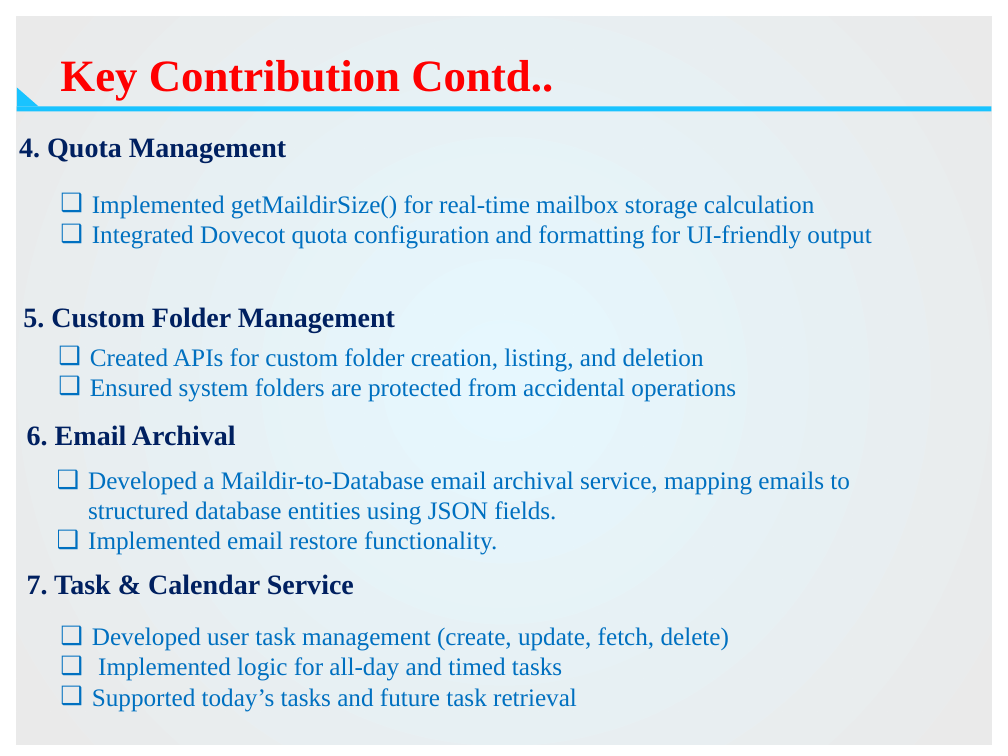
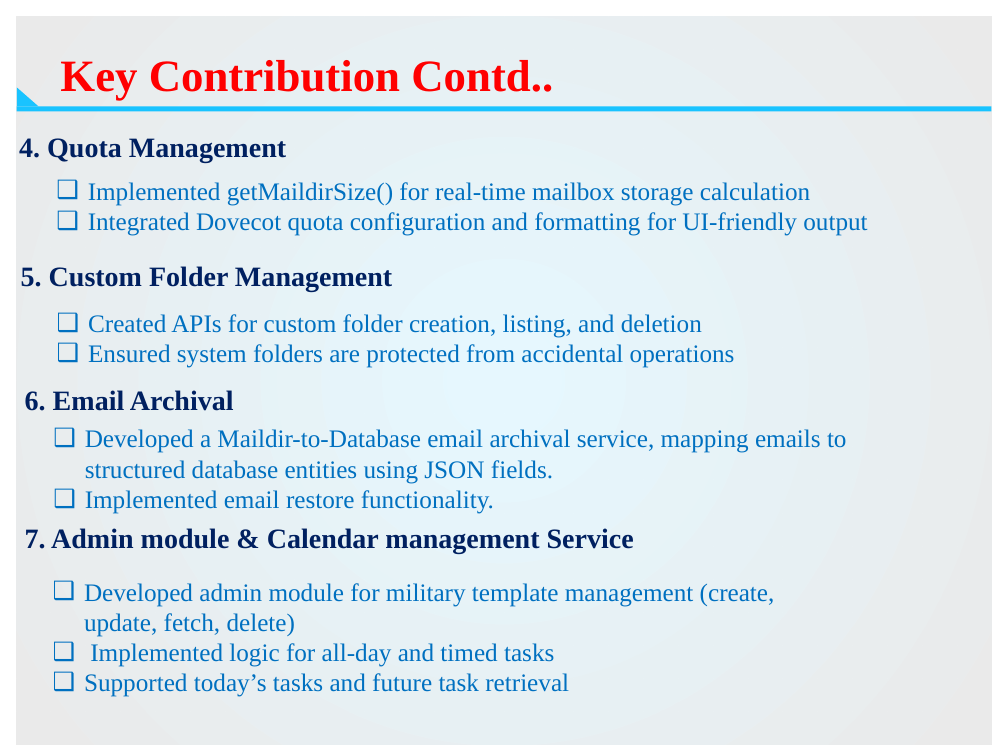
Before and after one commit to ushalaji0505/ERP-API-DOC, a slide deck: slide 9 of mms-bel.pptx (slide 8 before the commit). Drawn at 1008x756 pixels with LibreOffice and Linux fonts; fonts in the diff are those of the drawing; background and template pictures are left out. Boxes give left, top, right and bottom in pixels: in the first picture for what was removed or moved away, otherwise in the second. Text is boxed around its words. In the diff, an @@ line names an element or a change of style, - is before the commit and + after.

```diff
--- a/mms-bel.pptx
+++ b/mms-bel.pptx
@@ text "Implemented getMaildirSize() for real-time mailbox ...": place and size @@
-text "Implemented getMaildirSize() for real-time mailbox ..." at box(92, 195, 871, 249)
+text "Implemented getMaildirSize() for real-time mailbox ..." at box(88, 182, 867, 236)
@@ text "5. Custom Folder Management": place and size @@
-text "5. Custom Folder Management" at box(23, 307, 395, 333)
+text "5. Custom Folder Management" at box(21, 266, 392, 291)
@@ text "Created APIs for custom folder ...": place and size @@
-text "Created APIs for custom folder ..." at box(90, 348, 736, 402)
+text "Created APIs for custom folder ..." at box(88, 314, 735, 368)
@@ text "6. Email Archival": place and size @@
-text "6. Email Archival" at box(27, 425, 236, 446)
+text "6. Email Archival" at box(25, 390, 234, 411)
@@ text "Developed a Maildir-to-Database email archival ...": place and size @@
-text "Developed a Maildir-to-Database email archival ..." at box(88, 471, 850, 555)
+text "Developed a Maildir-to-Database email archival ..." at box(85, 429, 847, 514)
@@ text at box(25, 528, 634, 553): text changed @@
-7. Task & Calendar Service
+7. Admin module & Calendar management Service
@@ text "Developed admin module for military ...": place and size @@
-text "Developed admin module for military ..." at box(92, 627, 729, 712)
+text "Developed admin module for military ..." at box(84, 583, 775, 697)
@@ text at box(84, 583, 775, 637): text changed @@
-❑ Developed user task management (create, update, fetch, delete)
+❑ Developed admin module for military template management (create, update, fetch, delete)
```
Also in this commit, not shown: 2 other slides changed, 4 slides added.
